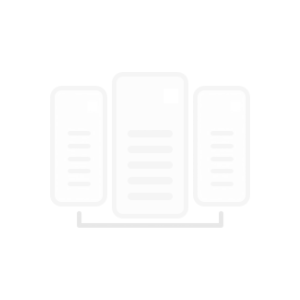
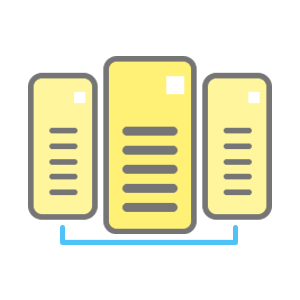
Comparing the layer stacks of the two 300 x 300 images. Changes:
added group "Group 1" with 5 layers above "Layer 1" over [28, 56, 272, 243]
hid "Layer 3", moved it into group "Group 1", painted on it over [37, 64, 263, 239]
showed "Shape 2 copy 5", moved it into group "Group 1", painted on it over [28, 56, 272, 234]
showed "Layer 2", moved it into group "Group 1", painted on it over [106, 59, 193, 231]
showed "Layer 2 copy", moved it into group "Group 1", painted on it over [31, 75, 269, 218]
showed "Shape 1", moved it into group "Group 1", painted on it over [62, 218, 236, 243]
hid "Background" over [28, 56, 272, 245]
